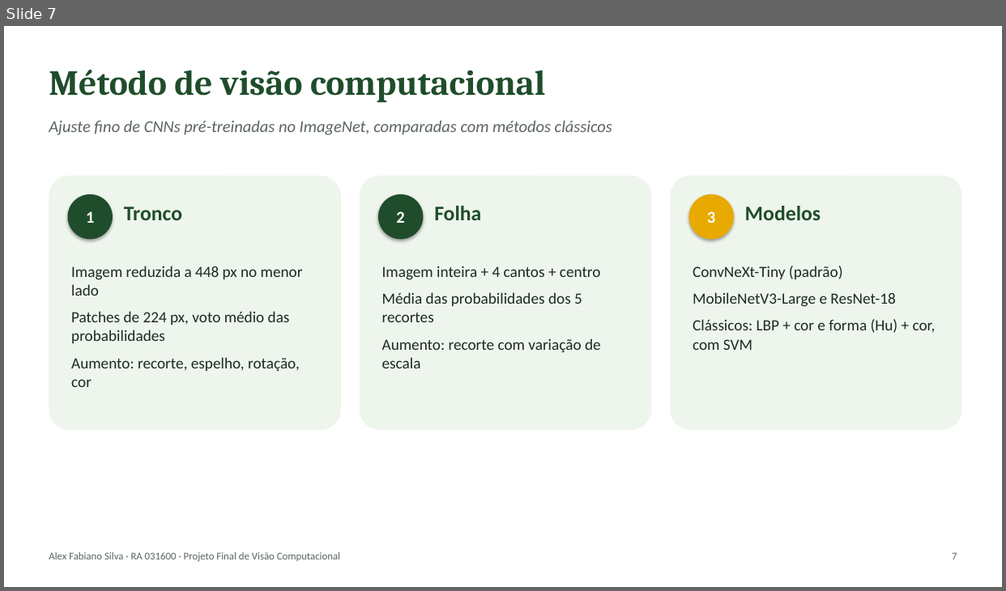
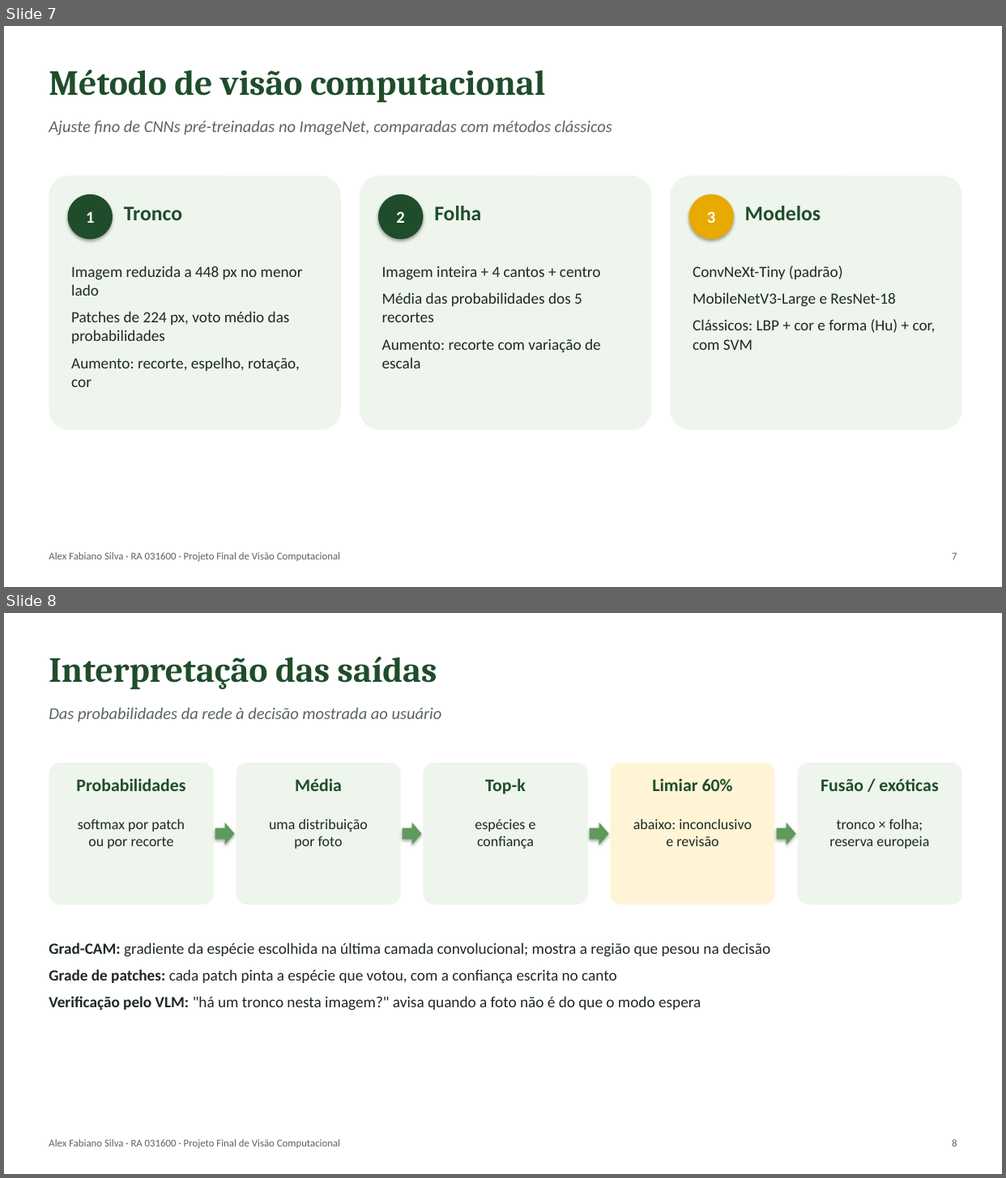
Before and after one commit to alexfabianomoc/Sistema-Interativo-de-Visao-Computacional-e-Inteligencia-Multimodal, a slide deck: docs/apresentacao/apresentacao.pptx. Shown one above the other, each under a label of ours: slide 7 before the commit, slides 7 and 8 after it. The pictures are 1006x591 and 1006x1178 pixels, drawn with LibreOffice and Linux fonts; fonts in the diff are those of the drawing. Boxes give left, top, right and bottom in pixels: in the first picture for what was removed or moved away, otherwise in the second. Text is boxed around its words. In the diff, an @@ line names an element or a change of style, - is before the commit and + after.

```diff
--- a/docs/apresentacao/apresentacao.pptx
+++ b/docs/apresentacao/apresentacao.pptx
@@ slide 8 added at (4,613,1002,1174), background #FFFFFF @@
@@ text added at (49,657,437,690), 34 pt, text #1F4D2B, bold @@
+Interpretação das saídas
@@ text added at (49,707,442,722), 16 pt, text #5B665E, italic @@
+Das probabilidades da rede à decisão mostrada ao usuário
@@ rounded rectangle added at (49,763,214,905), fill #EEF5EC @@
@@ text added at (76,778,185,791), 17 pt, text #1F4D2B, bold @@
+Probabilidades
@@ rounded rectangle added at (236,763,401,905), fill #EEF5EC @@
@@ text added at (295,778,342,791), 17 pt, text #1F4D2B, bold @@
+Média
@@ rounded rectangle added at (424,763,588,905), fill #EEF5EC @@
@@ text added at (485,778,526,794), 17 pt, text #1F4D2B, bold @@
+Top-k
@@ rounded rectangle added at (611,763,775,905), fill #FFF4D6 @@
@@ text added at (652,778,733,791), 17 pt, text #1F4D2B, bold @@
+Limiar 60%
@@ rounded rectangle added at (798,763,962,905), fill #EEF5EC @@
@@ text added at (820,778,938,791), 17 pt, text #1F4D2B, bold @@
+Fusão / exóticas
@@ text added at (78,819,185,849), 14 pt, text #1E2922 @@
+softmax por patch
+ou por recorte
@@ right arrow added at (215,823,235,845), fill #5E9A5B @@
@@ text added at (269,819,368,849), 14 pt, text #1E2922 @@
+uma distribuição
+por foto
@@ right arrow added at (403,823,422,845), fill #5E9A5B @@
@@ text added at (475,819,536,849), 14 pt, text #1E2922 @@
+espécies e
+confiança
@@ right arrow added at (590,823,609,845), fill #5E9A5B @@
@@ text added at (633,819,752,846), 14 pt, text #1E2922 @@
+abaixo: inconclusivo
+e revisão
@@ right arrow added at (777,823,796,845), fill #5E9A5B @@
@@ text added at (829,819,929,849), 14 pt, text #1E2922 @@
+tronco × folha;
+reserva europeia
@@ text added at (49,943,770,1011), 15 pt, text #1E2922 @@
+Grad-CAM: gradiente da espécie escolhida na última camada convolucional; mostra a região que pesou na decisão
+Grade de patches: cada patch pinta a espécie que votou, com a confiança escrita no canto
+Verificação pelo VLM: "há um tronco nesta imagem?" avisa quando a foto não é do que o modo espera
@@ text added at (49,1139,340,1148), 10 pt, text #5B665E @@
+Alex Fabiano Silva · RA 031600 · Projeto Final de Visão Computacional
@@ text added at (952,1139,957,1147), 10 pt, text #5B665E @@
+8
```
Also in this commit, not shown: 13 slides changed, 2 other slides added, 4 other files.
